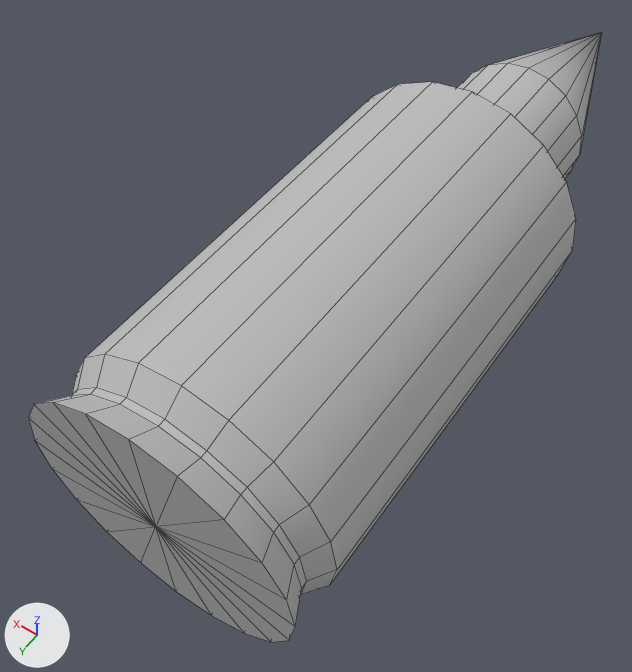
The OBJ model _Binary/Data/MOBJ/bullet.obj as it was, and as the next commit left it.
Both versions are drawn from a 50 mm camera at (-1.77, 3.45, 4.02) aimed at (0.27, 0.6, -0.47). The lights are fixed; the arrows at lower left show +X, +Y and +Z. Mesh edges are drawn as thin lines. Where no turn or scale is listed for an object, it has been applied to the vertices.

Objects in the first picture: 'bullet'.
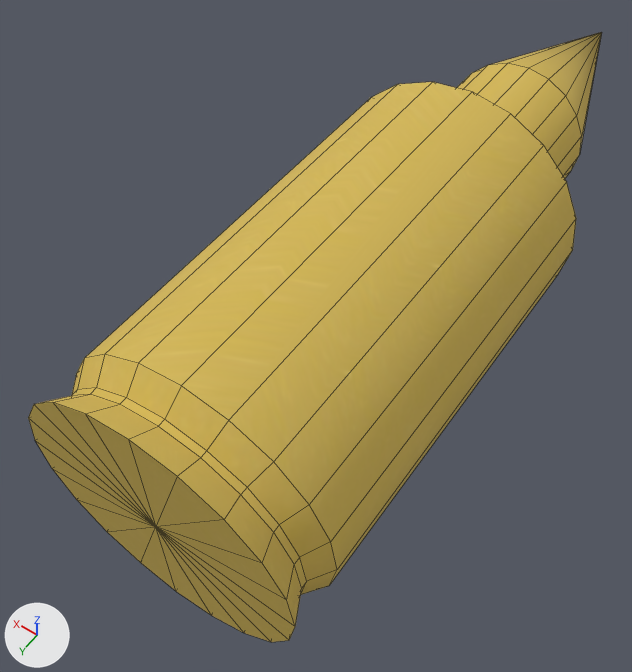
The change, as JSON lines over the scene's bpy script:
```json
{"op": "add", "block": "img_bullet_png", "code": ["img_bullet_png = load_image('bullet.png', '../Textures/bullet.png', 2000, 1000, 'sRGB')"]}
{"op": "add", "block": "mat_bullet_5sg", "code": ["mat_bullet_5sg = principled_material('bullet_5SG')", "mat_bullet_5sg.texture = img_bullet_png", "mat_bullet_5sg.roughness = 1.0"]}
{"block": "me_bullet", "where": "me_bullet.from_pydata(...)  # 142 vertices, 160 faces; spans x -0.85..0.86, y -2.98..2.34, z -0.84..0.83"}
{"op": "remove", "block": "me_bullet", "code": "me_bullet.materials.append(mat_initialshadinggroup)  # grey #bcbcbc"}
{"op": "add", "block": "me_bullet", "code": "me_bullet.materials.append(mat_bullet_5sg)  # picture img_bullet_png"}
```

Boxes [x1, y1, x2, y2] around the edits, measured in the pictures (632 x 672 px):
```json
{"object": "bullet", "change": "recoloured", "before": [28, 32, 602, 642], "after": [28, 32, 602, 642], "on screen": "grey to yellow"}
```
